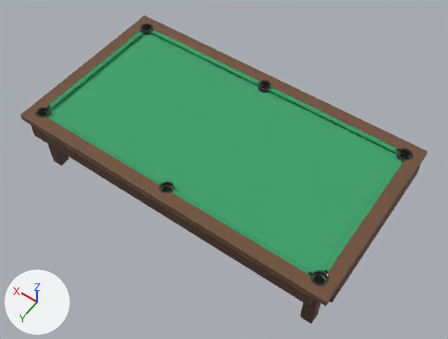
The glTF model game/assets/models/table_snooker.glb as it was, and as the next commit left it.
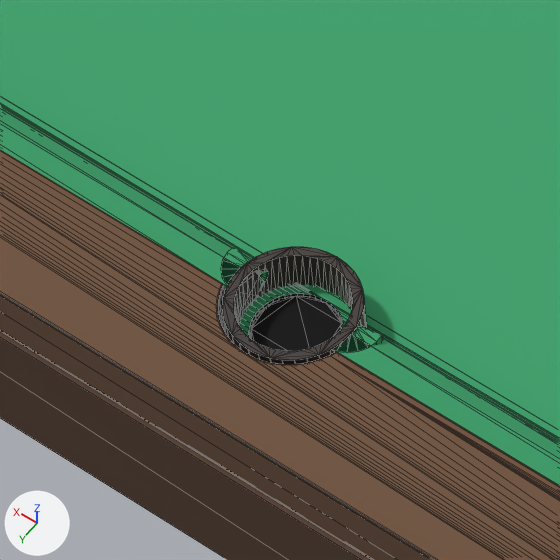
The first picture shows the older version from a camera (50 mm lens) standing at (-2.69, 3.67, 5.21) and looking at (-0.11, 0.06, -0.47). The close-ups show the older and then the newer version on the part from 31% to 43% of the width and 46% to 63% of the height of that picture. Only the edits that show in the close-ups are written down. Every picture has the same lights, and +X, +Y and +Z are marked at lower left. The close-ups show mesh edges as thin lines.

Script lines for the objects in view, before the commit:
```python
me_cube_001 = bpy.data.meshes.new('Cube.001')
me_cube_001.from_pydata(...)  # 1180 vertices, 2360 faces; spans x -1.98..1.98, y -1.09..1.09, z -0.02..0.05
# faces by material slot: [1312, 1048]
me_cube_001.materials.append(mat_wood)  # brown #6f5038
me_cube_001.materials.append(mat_hole)  # black #0d0d10
me_cushion0 = bpy.data.meshes.new('Cushion0')
me_cushion0.from_pydata(...)  # 10 vertices, 16 faces; spans x -1.72..-0.06, y 0.89..0.94, z 0.0..0.05
me_cushion0.materials.append(mat_cushioncloth)  # green #389b67
me_cylinder_024 = bpy.data.meshes.new('Cylinder.024')
me_cylinder_024.from_pydata(...)  # 168 vertices, 336 faces; spans x -0.075..0.075, y -0.075..0.075, z -0.038..0.038
me_cylinder_024.materials.append(mat_leather)  # dark grey #3c3530
ob_casting4 = bpy.data.objects.new('Casting4', me_cylinder_024)
ob_casting4.location = (0.0, 0.917, 0.013)
ob_cushion0 = bpy.data.objects.new('Cushion0', me_cushion0)
ob_cushion0.location = (0.0, 0.0, 0.0)
ob_rails = bpy.data.objects.new('Rails', me_cube_001)
ob_rails.location = (0.0, 0.0, 0.0)
# also in view: 'Bed' at (0.0, 0.0, -0.02); 'Hole4' at (0.0, 0.92, 0.0); 'SkirtS' at (0.0, 1.07, -0.11); 'Cushion1' at (0.89, 0.91, 0.02)
```
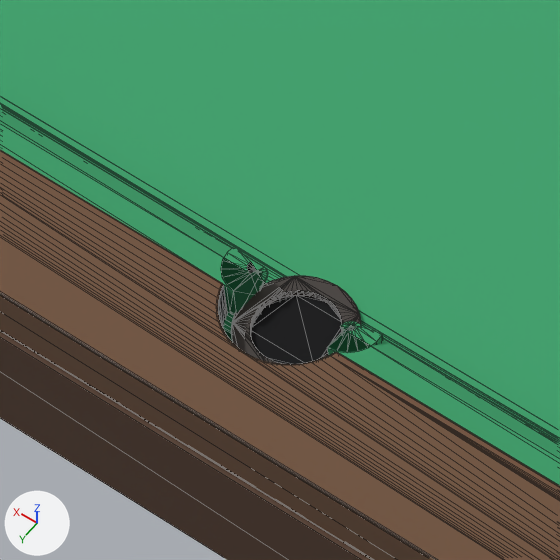
Boxes [x1, y1, x2, y2] around the edits, measured in the close-ups (560 x 560 px):
'Casting4', deleted
    before: [222, 247, 367, 365]
'Collar4', added
    after: [231, 276, 361, 364]
'Liner4', added (mostly hidden)
    after: [250, 293, 342, 334]
'Jaw8', unchanged, uncovered by the edit
    before: [221, 246, 268, 289]
    after: [221, 246, 268, 312]

The edits, one by one:
Mesh me_cylinder_032 is new.
It has 168 vertices, 336 faces and spans x -0.059..0.059, y -0.059..0.059, z -0.045..0.045.
It uses material mat_leather (dark grey #3c3530).
Mesh me_cylinder_034 is new.
It has 169 vertices, 338 faces and spans x -0.069..0.069, y -0.069..0.069, z -0.004..0.004.
It uses material mat_leather (dark grey #3c3530).
Object 'Casting4' (ob_casting4) is deleted.
Object 'Liner4' (ob_liner4) is new; it shows me_cylinder_032.
Its location is (0.0, 0.917, -0.041).
Object 'Collar4' (ob_collar4) is new; it shows me_cylinder_034.
Its location is (0.0, 0.917, 0.004).
